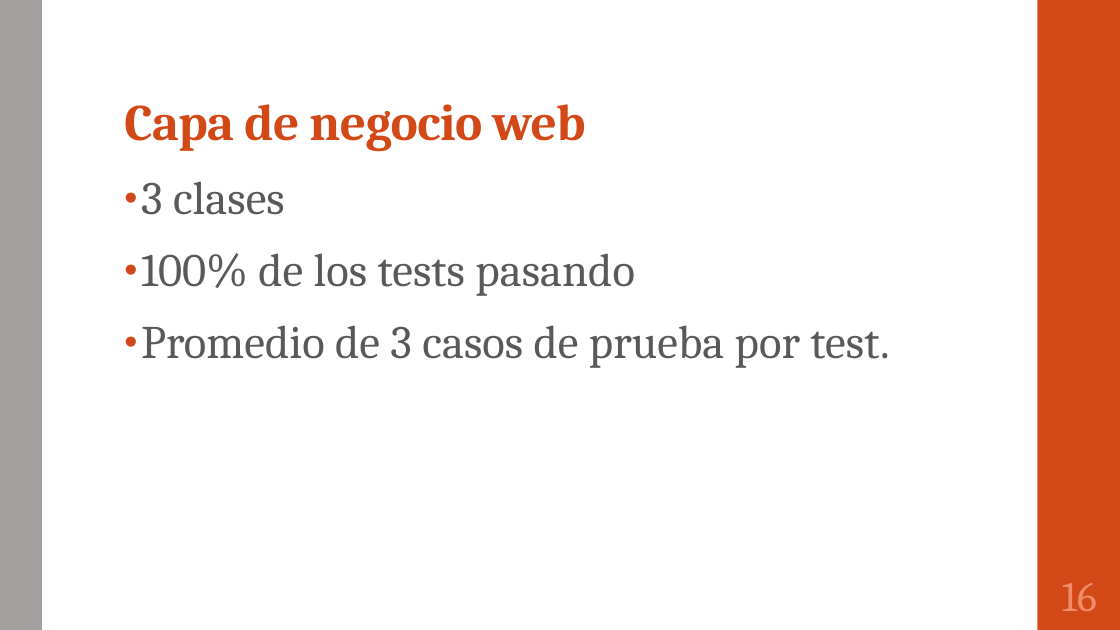
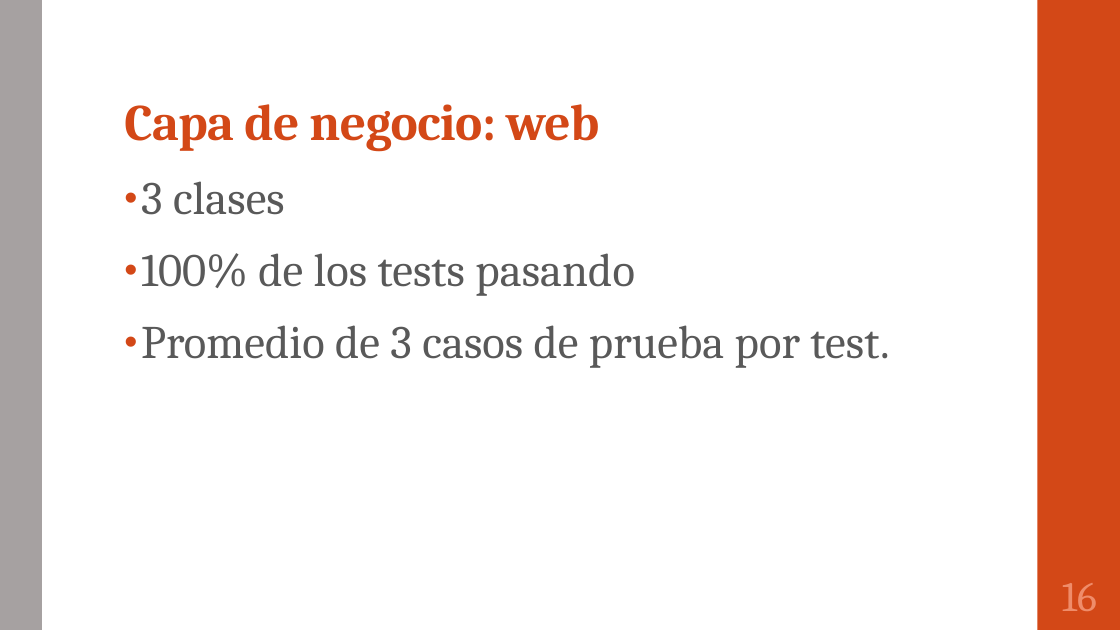
Before and after one commit to portafolio2016/hipocrates, a slide deck: slide 17 of presentación lunes 24 octubre 2016.pptx. Drawn at 1120x630 pixels with LibreOffice and Linux fonts; fonts in the diff are those of the drawing. Boxes give left, top, right and bottom in pixels: in the first picture for what was removed or moved away, otherwise in the second. Text is boxed around its words. In the diff, an @@ line names an element or a change of style, - is before the commit and + after.

```diff
--- a/presentación lunes 24 octubre 2016.pptx
+++ b/presentación lunes 24 octubre 2016.pptx
@@ title at [124, 104, 599, 151]: text changed @@
-Capa de negocio web
+Capa de negocio: web
```
Also in this commit, not shown: 12 other slides changed.
